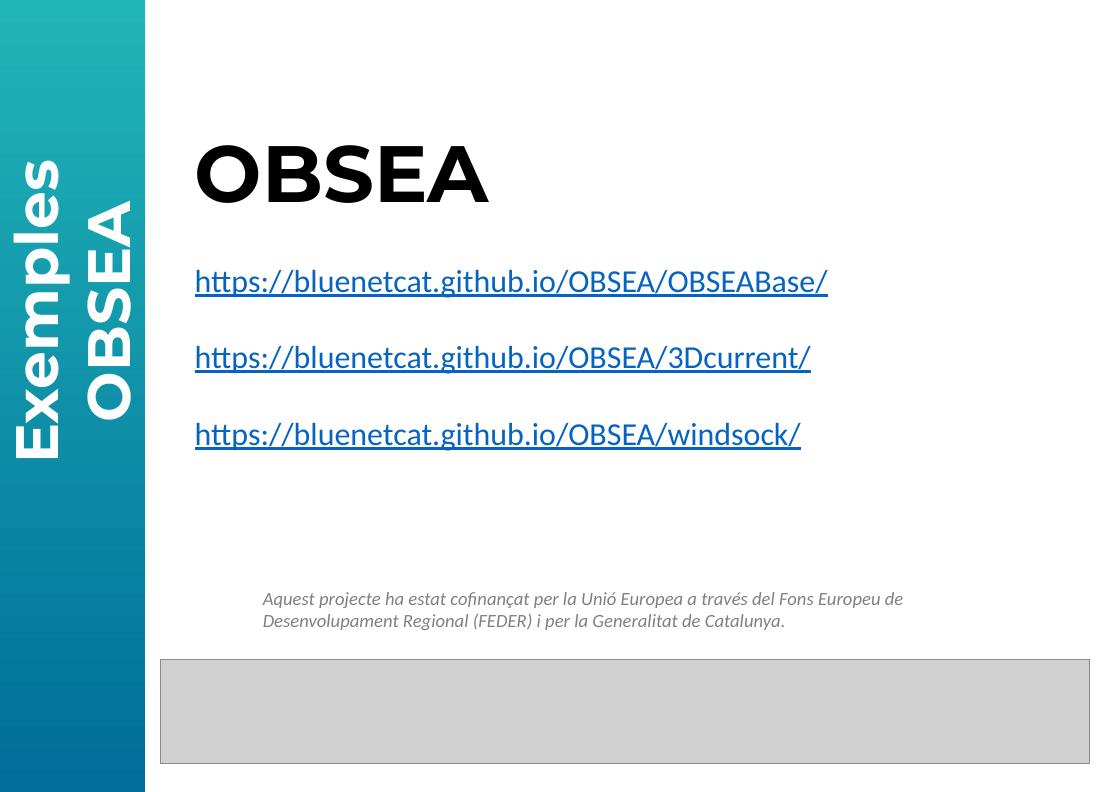
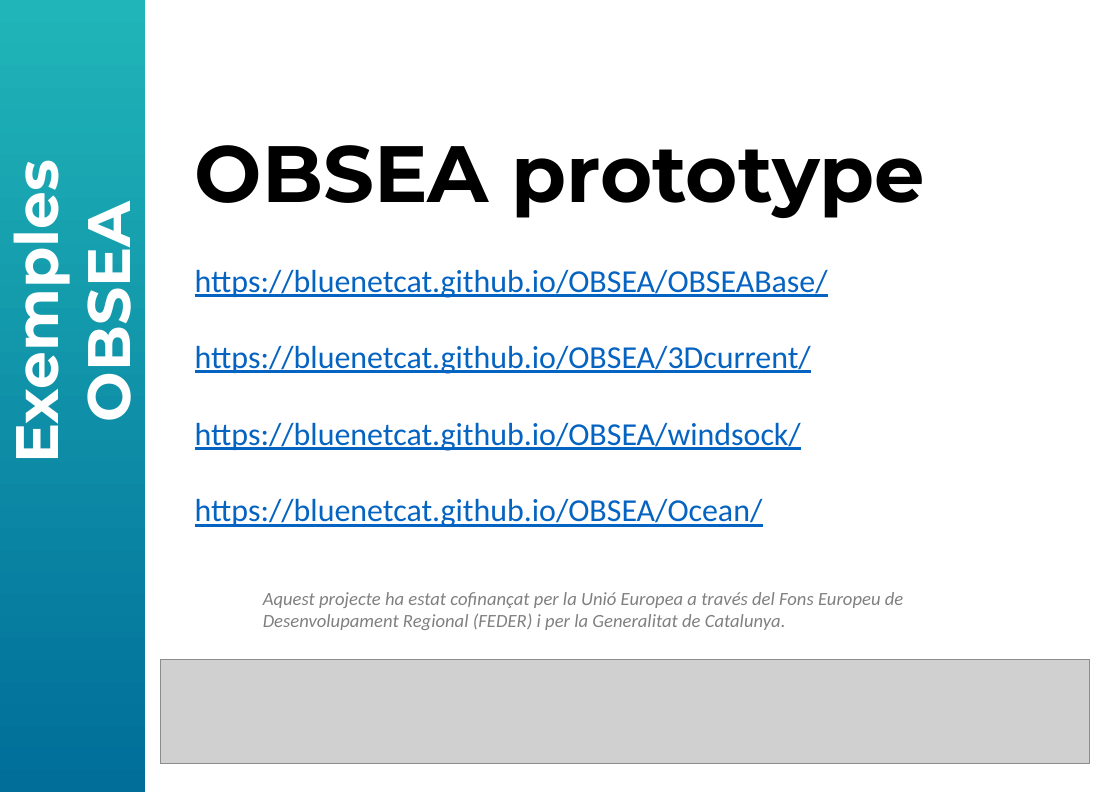
Before and after one commit to BlueNetCat/Presentacions, a slide deck: slide 13 of PresentacioJornadaICM14Juny2022.pptx. Drawn at 1120x792 pixels with LibreOffice and Linux fonts; fonts in the diff are those of the drawing; grey boxes stand for pictures; background and template pictures are left out. Boxes give left, top, right and bottom in pixels: in the first picture for what was removed or moved away, otherwise in the second. Text is boxed around its words. In the diff, an @@ line names an element or a change of style, - is before the commit and + after.

```diff
--- a/PresentacioJornadaICM14Juny2022.pptx
+++ b/PresentacioJornadaICM14Juny2022.pptx
@@ title at (195, 145, 925, 218): text changed @@
-OBSEA
+OBSEA prototype
@@ text at (195, 498, 763, 527): paragraph added @@
+https://bluenetcat.github.io/OBSEA/Ocean/
```
Also in this commit, not shown: 1 other slide changed.
